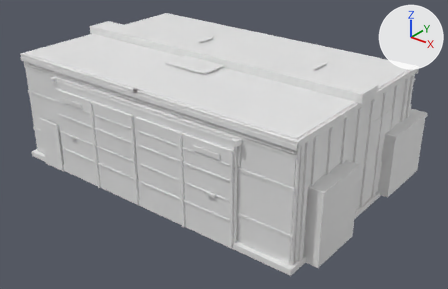
One commit to the glTF model game/Airside/Assets/Airside/Art/Models/Buildings/mdl_hangar_small_authored_v01.gltf: the scene before it, then after it.
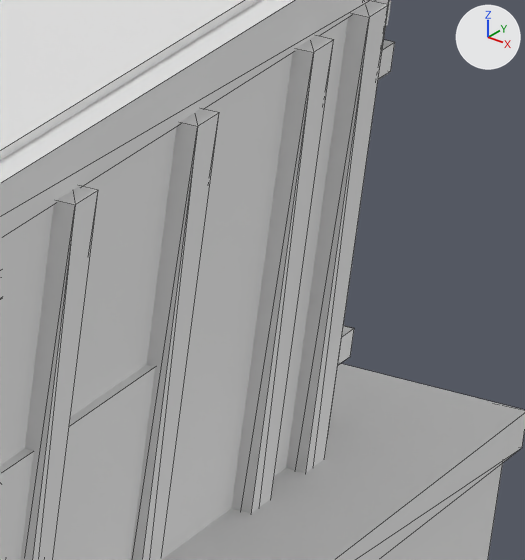
The first picture shows the older version from a camera (50 mm lens) standing at (16.07, -19.4, 13.19) and looking at (0.68, -0.16, 1.26). The close-ups show the older and then the newer version on the part from 84% to 95% of the width and 26% to 44% of the height of that picture. Only the edits that show in the close-ups are written down. Lighting does not change. The marker at upper right points along +X, +Y and +Z. The close-ups show mesh edges as thin lines.

The first close-up shows 'cladding_face_r', 'hangar_shell', 'office_lean', 'office_roof', 'roof_panel_r', 'side_vent_b', 'wall_rib_r_1', 'wall_rib_r_2', 'wall_rib_r_3', 'wall_rib_r_9' and 3 more.
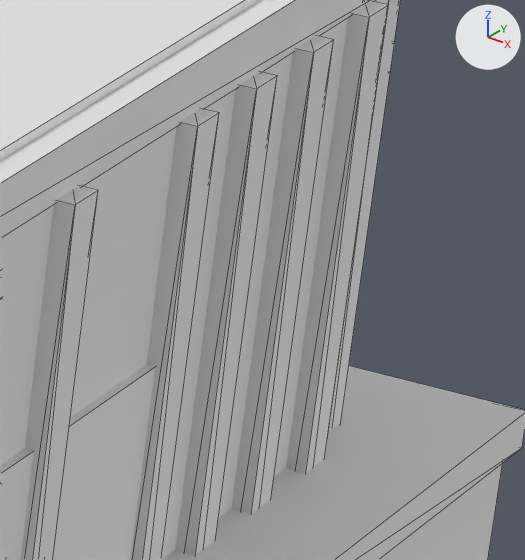
Boxes (x1, y1, x2, y2) around the edits, measured in the close-ups (525 x 560 px):
'wall_rib_r_11', added: after (175, 72, 277, 555)
'corner_trim_br', added: after (328, 0, 400, 432)

What the commit changed:
Mesh me_wall_rib_r_11 is new.
It is a box spanning x 7.07..7.17, y 2.91..3.09, z 0.25..4.75.
Mesh me_corner_trim_br is new.
It is a box spanning x 6.93..7.07, y 4.33..4.47, z 0.2..4.8.
Object 'wall_rib_r_11' (ob_wall_rib_r_11) is new; it shows me_wall_rib_r_11.
Its location is (0.0, 0.0, 0.0).
Object 'corner_trim_br' (ob_corner_trim_br) is new; it shows me_corner_trim_br.
Its location is (0.0, 0.0, 0.0).
